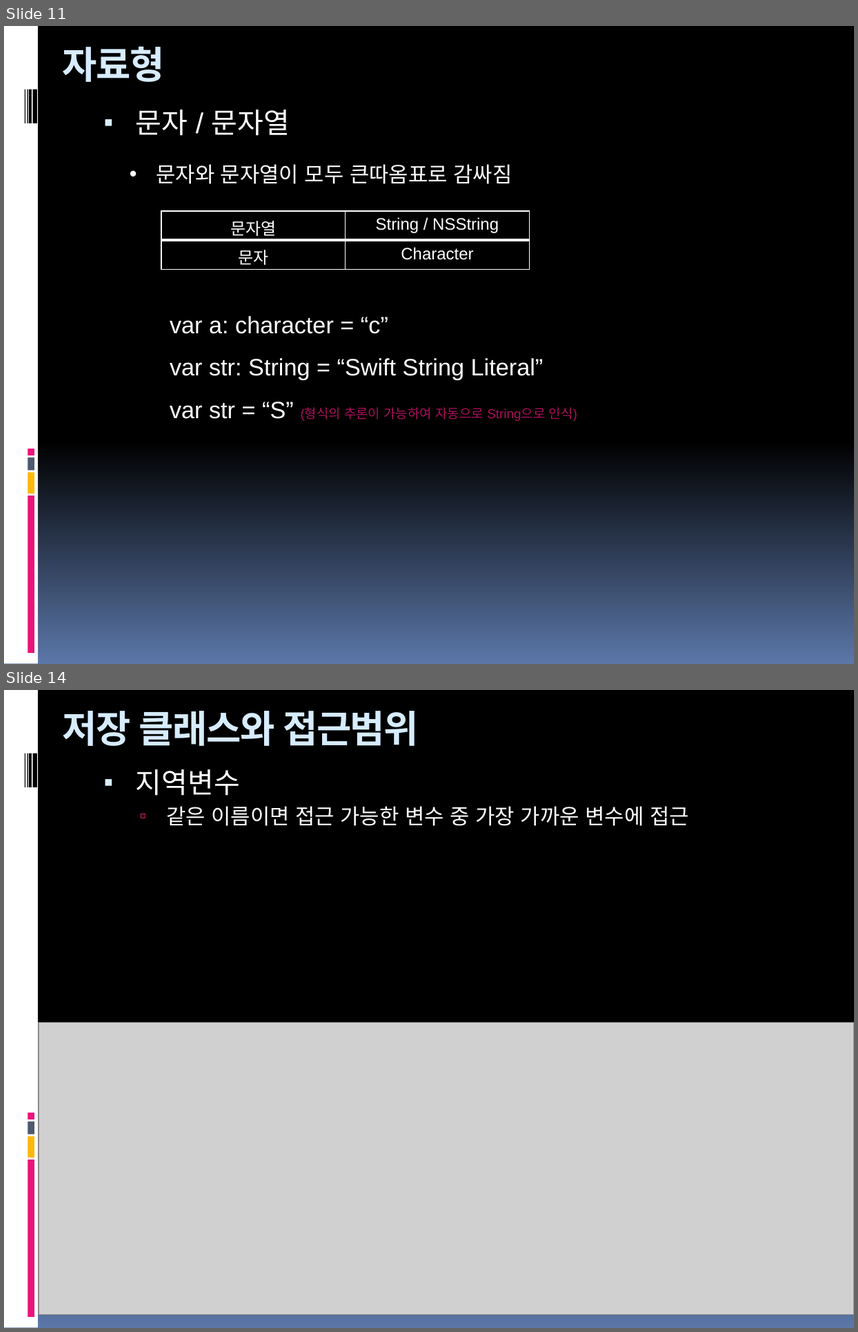
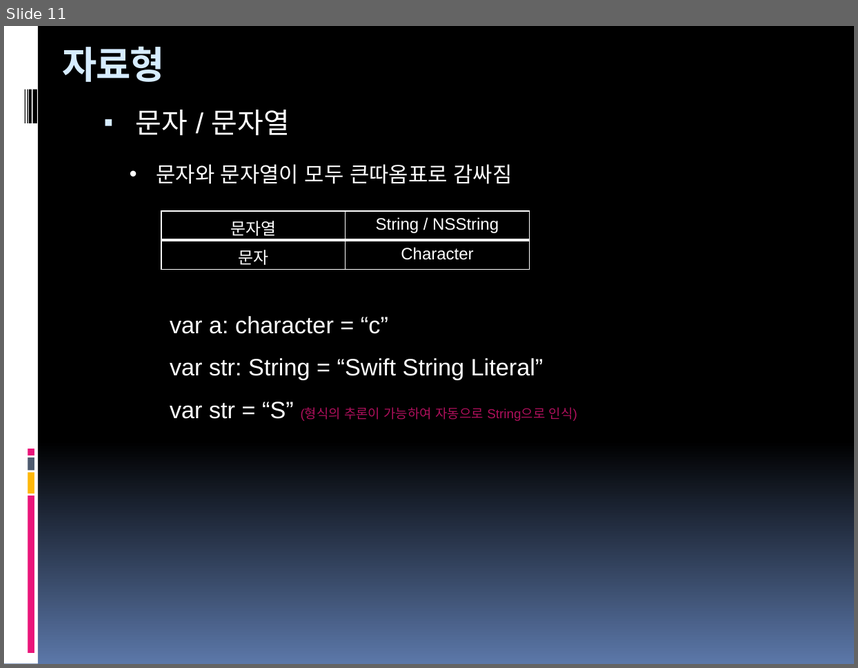
Before and after one commit to hounga13/helloSwift, a slide deck: Swift세미나자료.pptx. Shown one above the other, each under a label of ours: slides 11 and 14 before the commit, slide 11 after it; the slides between them are not shown. The pictures are 858x1332 and 858x668 pixels, drawn with LibreOffice and Linux fonts; fonts in the diff are those of the drawing; grey boxes stand for pictures. Boxes give left, top, right and bottom in pixels: in the first picture for what was removed or moved away, otherwise in the second. Text is boxed around its words. In the diff, an @@ line names an element or a change of style, - is before the commit and + after.

```diff
--- a/Swift세미나자료.pptx
+++ b/Swift세미나자료.pptx
@@ slide 14 removed at box(4, 690, 854, 1328), background gradient #000000 to #5B77A8; not listed: 9 template elements that a slide beside it also shows @@
@@ title removed at box(63, 711, 419, 746) @@
-저장 클래스와 접근범위
@@ text removed at box(136, 769, 689, 826) @@
-▪ 지역변수
-  ▫ 같은 이름이면 접근 가능한 변수 중 가장 가까운 변수에 접근
@@ picture removed at box(39, 1023, 854, 1314) @@
```
Also in this commit, not shown: 2 slides changed, 7 other slides removed.
